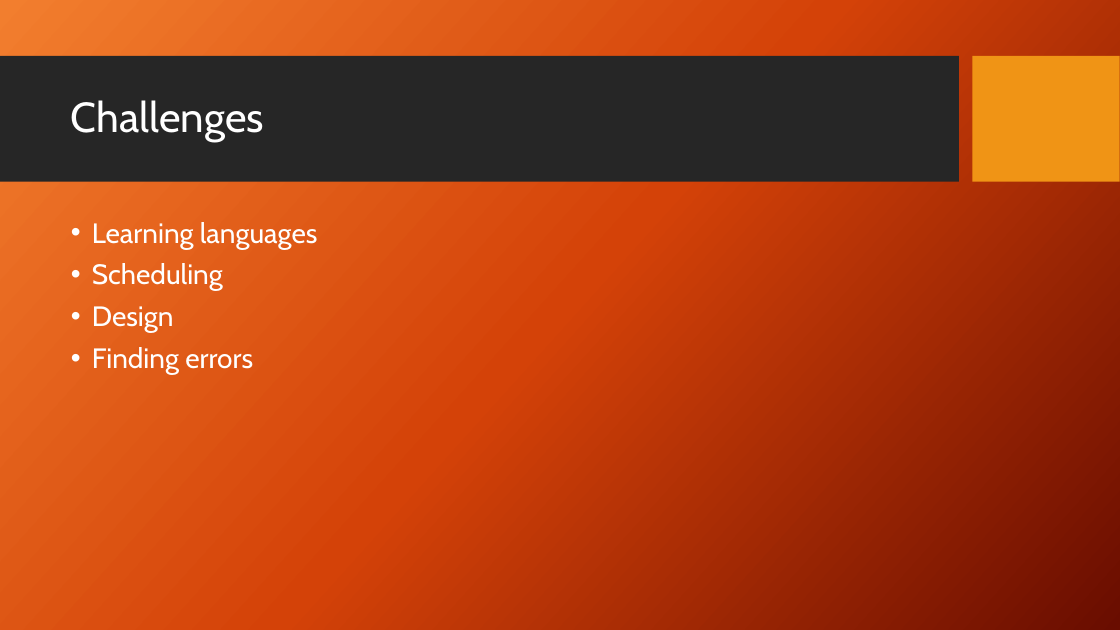
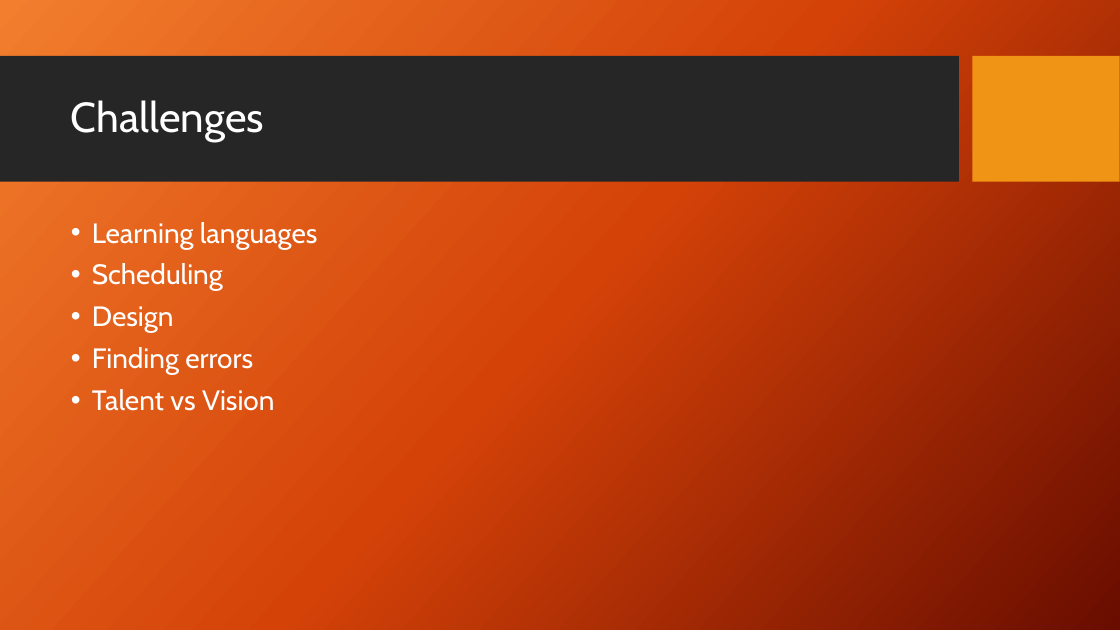
Before and after one commit to SlyKlops/Guildsite, a slide deck: slide 5 of web/Karpe Diem.pptx. Drawn at 1120x630 pixels with LibreOffice and Linux fonts; fonts in the diff are those of the drawing; background and template pictures are left out. Boxes give left, top, right and bottom in pixels: in the first picture for what was removed or moved away, otherwise in the second. Text is boxed around its words. In the diff, an @@ line names an element or a change of style, - is before the commit and + after.

```diff
--- a/web/Karpe Diem.pptx
+++ b/web/Karpe Diem.pptx
@@ text at [92, 389, 275, 411]: paragraph added @@
+• Talent vs Vision
```
Also in this commit, not shown: 3 other slides changed.
